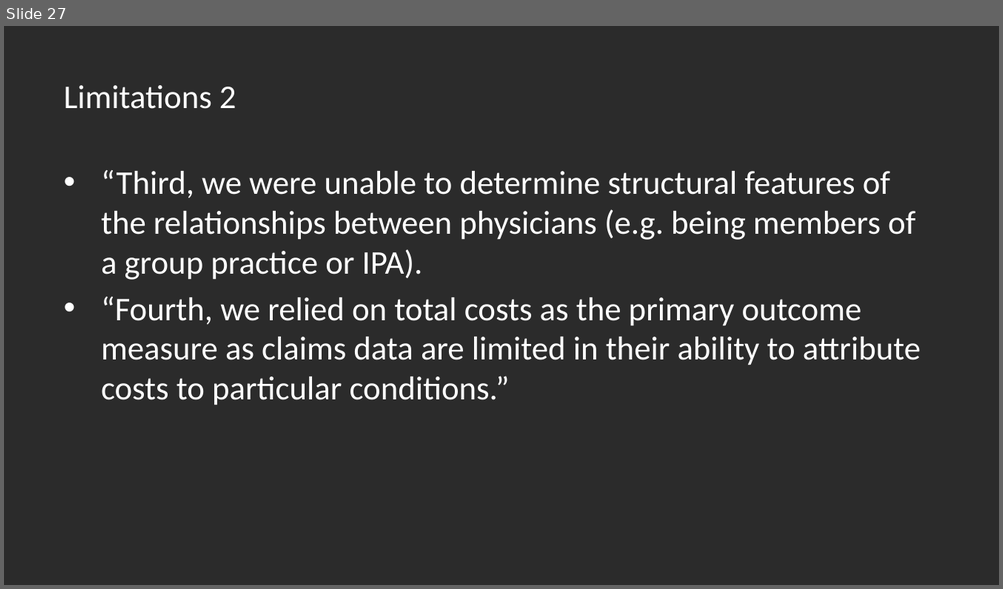
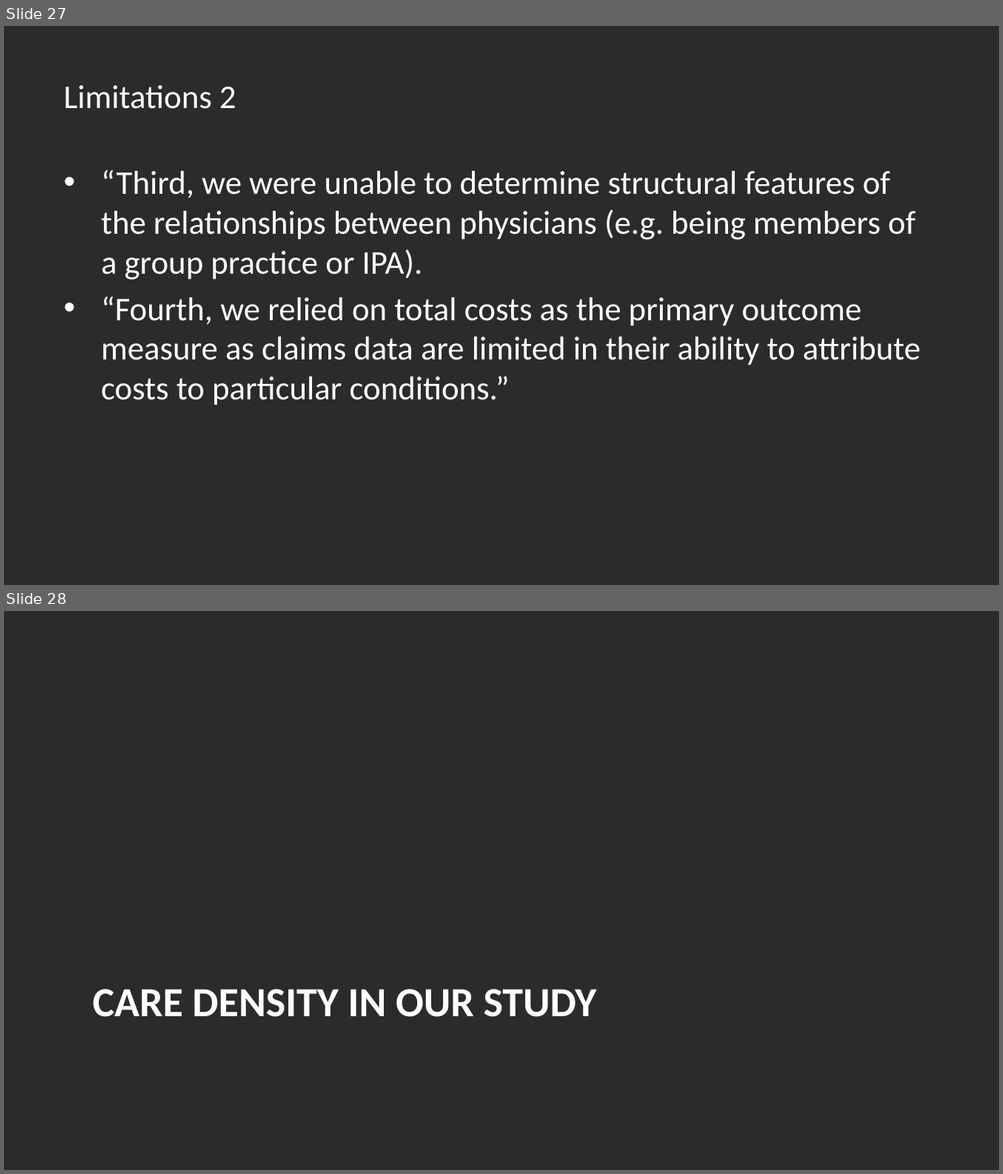
Before and after one commit to thadryanjs/presentations, a slide deck: Rotation1/Rotation1.pptx. Shown one above the other, each under a label of ours: slide 27 before the commit, slides 27 and 28 after it. The pictures are 1003x589 and 1003x1174 pixels, drawn with LibreOffice and Linux fonts; fonts in the diff are those of the drawing; background and template pictures are left out; a plain dark background stands for a picture behind light text. Boxes give left, top, right and bottom in pixels: in the first picture for what was removed or moved away, otherwise in the second. Text is boxed around its words. In the diff, an @@ line names an element or a change of style, - is before the commit and + after.

```diff
--- a/Rotation1/Rotation1.pptx
+++ b/Rotation1/Rotation1.pptx
@@ slide 28 added at (4, 611, 999, 1170), background picture (left out) @@
@@ title added at (93, 989, 597, 1017), 30 pt, text #FFFFFF, bold @@
+CARE DENSITY IN OUR STUDY
```
Also in this commit, not shown: 2 slides changed, 5 other slides added, 1 other file.
